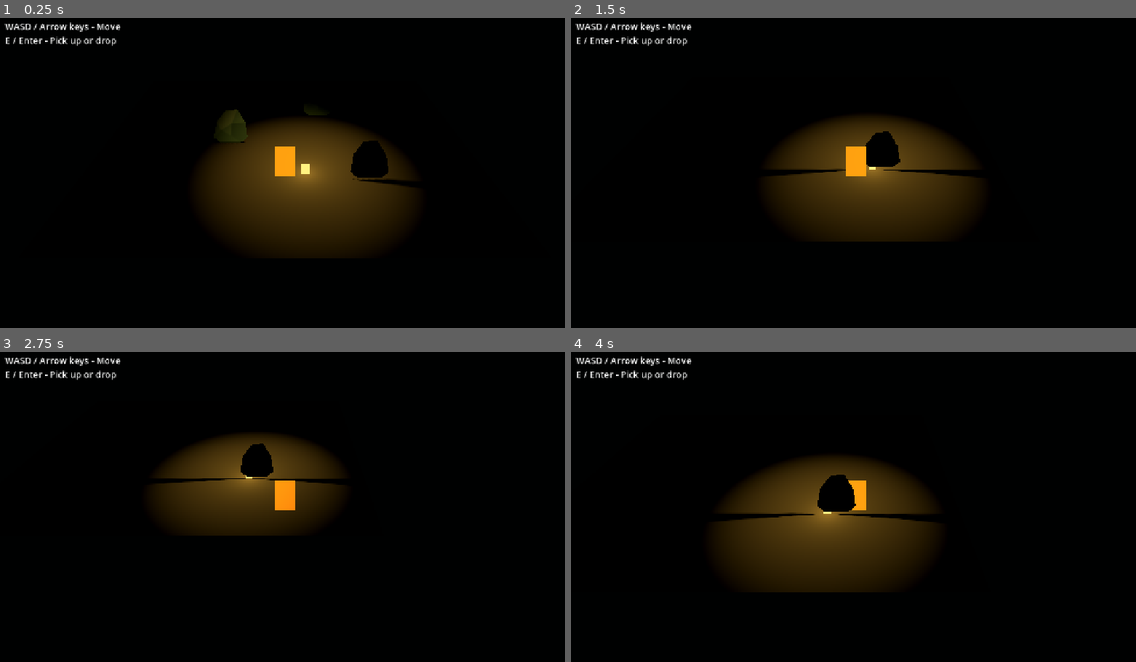
Above: before the commit, frames 1-4 (two rows, left to right).
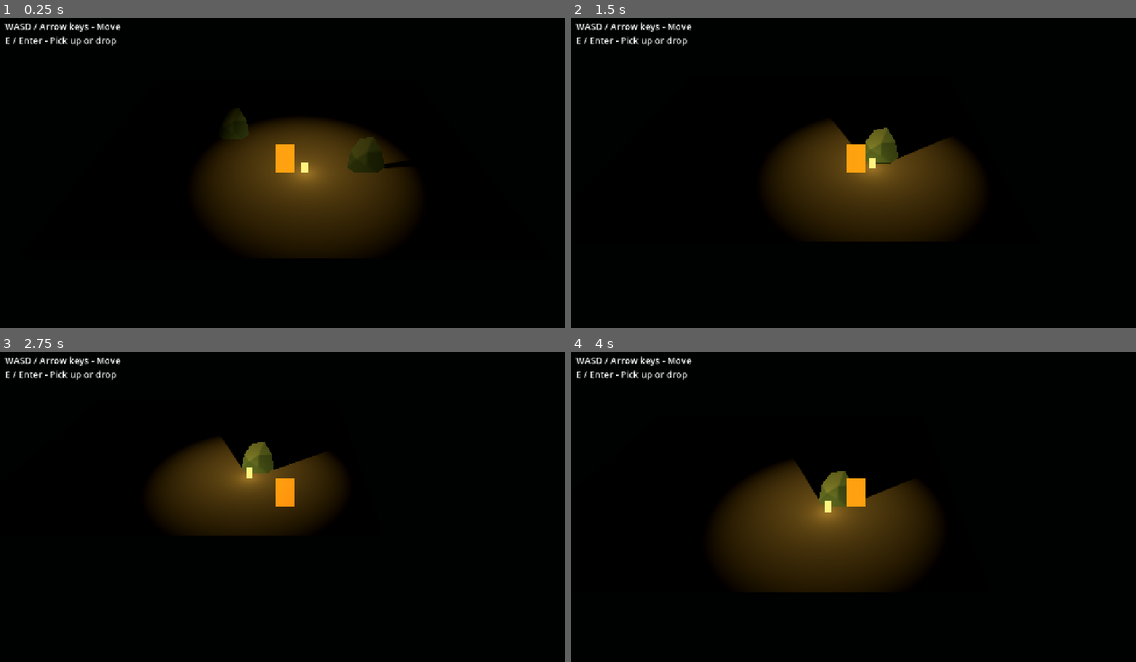
Above: after the commit, the same moments.

Repository: martindzejky/ld60
Game: Godot game, scene res://scenes/main.tscn
Two runs of this game, one before a commit and one after it. Both use one fixed random seed, a clock stepped at 60 frames per second and the inputs below.
Inputs:
- Up to frame 1 (0.25 s): no input
- Up to frame 2 (1.5 s): tap Enter at 0.5 s; hold D (move_right) 0.53-1.28 s; hold Shift (dash) 0.53-1.28 s; tap Space at 1.25 s; hold S (move_down) from 1.28 s (still down); tap E (interact) at 1.35 s
- Up to frame 3 (2.75 s): release S (move_down) at 2.03 s; hold D (move_right) from 2.03 s (still down); hold Shift (dash) from 2.03 s (still down)
- Up to frame 4 (4 s): release D (move_right) at 2.78 s; release Shift (dash) at 2.78 s; hold W (move_up) 2.78-3.53 s; tap E (interact) at 2.85 s; hold A (move_left) from 3.53 s (still down); hold Shift (dash) from 3.53 s (still down)

The runs differ from the first frame. In frame 1, 1.0% of the frame differs, in the area x 38-74%, y 29-55%; in frame 2, 2.3%; in frame 3, 1.9%; in frame 4, 2.5%, in the area x 26-65%, y 33-55%.

Commit message:
Grounded sprite billboard pivots

Diff:
--- a/objects/lantern.tscn
+++ b/objects/lantern.tscn
@@ -16,7 +16,7 @@
 
 [node name="sprite" type="Sprite3D" parent="."]
 cast_shadow = 0
-position = Vector3(0, 0.27, 0)
+offset = Vector2(0, 18)
 pixel_size = 0.015
 billboard = 1
 alpha_cut = 1
--- a/objects/player.tscn
+++ b/objects/player.tscn
@@ -40,7 +40,7 @@
 [node name="sprite" type="Sprite3D" parent="." unique_id=1425917564]
 cast_shadow = 0
 material_override = SubResource("material")
-transform = Transform3D(1, 0, 0, 0, 1, 0, 0, 0, 1, 0, 0.72, 0)
+offset = Vector2(0, 48)
 pixel_size = 0.015
 billboard = 1
 alpha_cut = 1
--- a/objects/rock.tscn
+++ b/objects/rock.tscn
@@ -24,7 +24,7 @@
 [node name="sprite" type="Sprite3D" parent="." unique_id=1158499520]
 cast_shadow = 1
 material_override = SubResource("material")
-transform = Transform3D(1, 0, 0, 0, 1, 0, 0, 0, 1, 0, 1, 0)
+offset = Vector2(0, 64)
 pixel_size = 0.015625
 billboard = 1
 alpha_cut = 1
